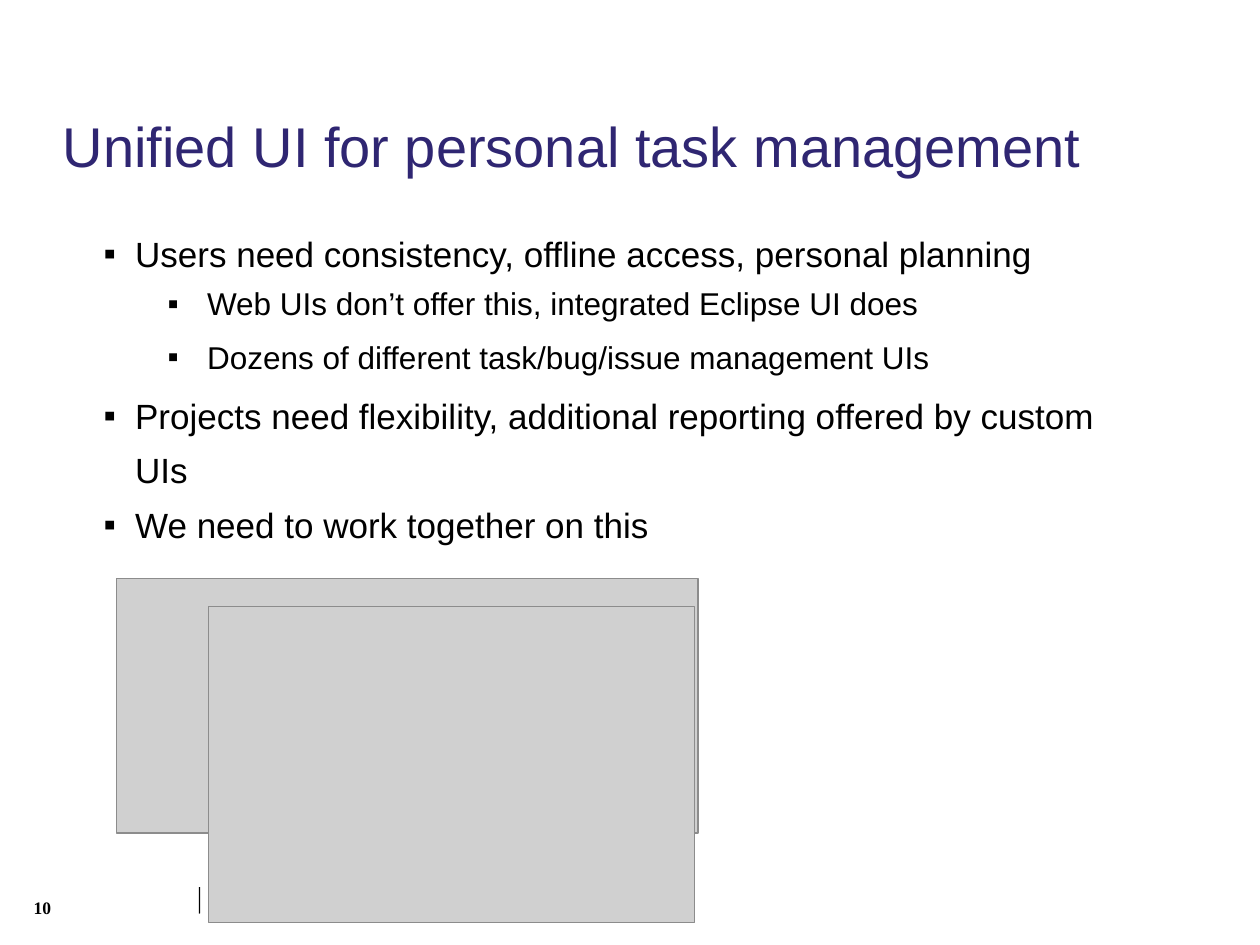
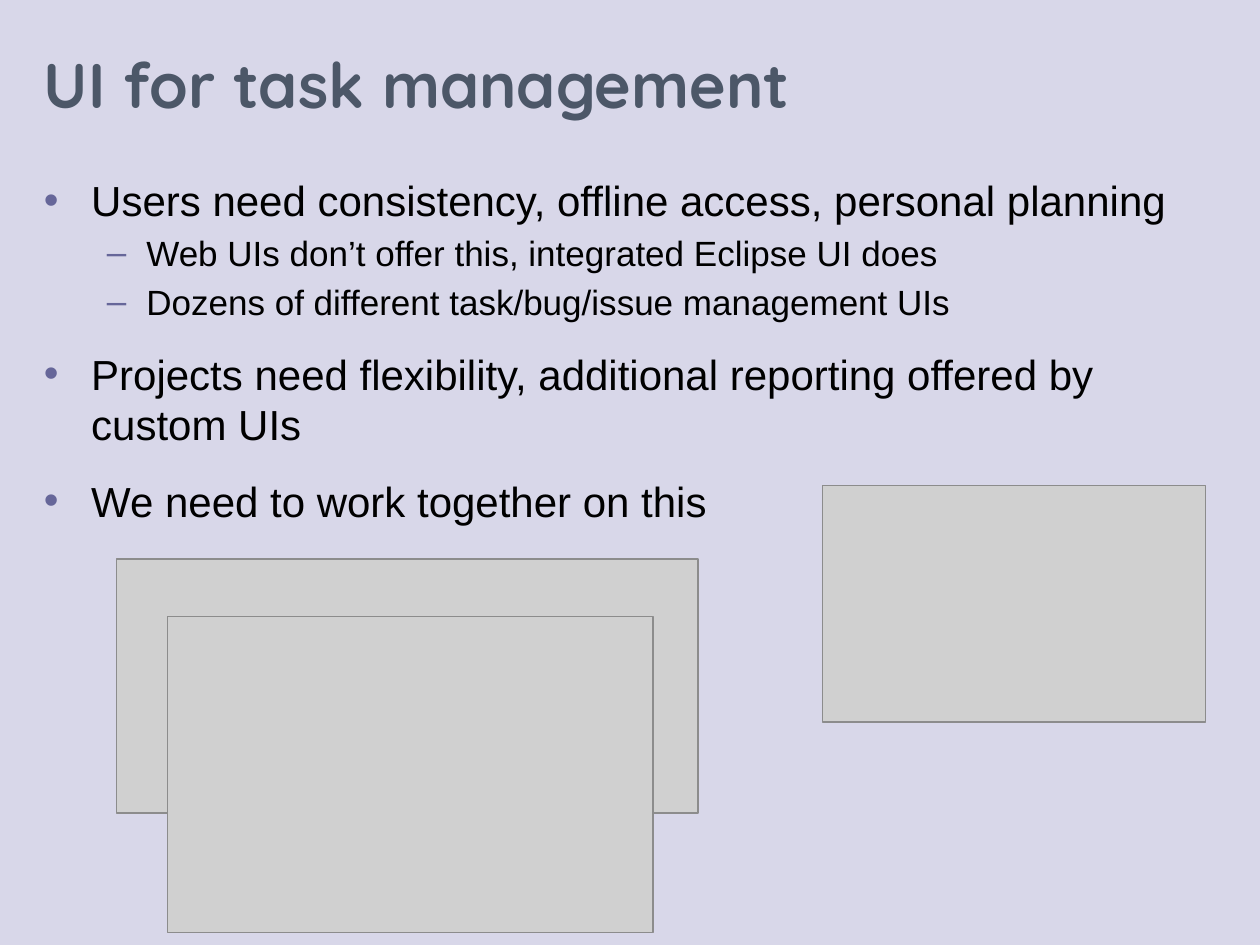
Before and after one commit to eclipse-mylyn/mylyn-website, a slide deck: slide 13 of publications/2006-03-mylar-eclipsecon.ppt (slide 10 before the commit). Drawn at 1260x945 pixels with LibreOffice and Linux fonts; fonts in the diff are those of the drawing; grey boxes stand for pictures; background and template pictures are left out. Boxes give left, top, right and bottom in pixels: in the first picture for what was removed or moved away, otherwise in the second. Text is boxed around its words. In the diff, an @@ line names an element or a change of style, - is before the commit and + after.

Commit message:
Progress on: prepare eclipsecon talk and slides

```diff
--- a/publications/2006-03-mylar-eclipsecon.ppt
+++ b/publications/2006-03-mylar-eclipsecon.ppt
@@ rectangle added at (0,0,1260,945), fill #D8D7E9 @@
@@ title "UI for task management" at (44,61,789,121): vertical alignment top to middle @@
@@ title at (44,61,789,121): text changed; size 32 to 36 pt; font Arial to Quicksand; text colour #2F2672 to #4C5768; bold on @@
-Unified UI for personal task management
+UI for task management
@@ text "Users need consistency, offline access, ...": place and size @@
-text "Users need consistency, offline access, ..." at (135,241,1094,545)
+text "Users need consistency, offline access, ..." at (91,185,1166,525)
@@ text "Users need consistency, offline access, ..." at (91,185,1166,525): size 20 to 24 pt in "Users need consistency, offline access, personal planning", "Projects need flexibility, additional reporting offered by ...", "We need to work together on this"; size 18 to 20 pt in "Web UIs don’t offer this, integrated Eclipse ...", "Dozens of different task/bug/issue management UIs"; bullet ▪ to •; line spacing 1.3 to 1; more space between paragraphs; bullet colour #000000 to #666699; bullet ▪ to –; less space between paragraphs @@
@@ picture added at (823,486,1206,722) @@
@@ picture: place and size @@
-picture at (117,578,698,833)
+picture at (117,559,698,814)
@@ picture: place and size @@
-picture at (209,606,696,922)
+picture at (168,617,654,934)
@@ line removed from (199, 887) to (199, 914) @@
@@ text removed at (199,892,1260,926) @@
-Mylar | © 2006 by UBC; made available under the EPL v1.0
@@ page number removed at (34,902,51,914) @@
-10
```
Also in this commit, not shown: 10 other slides changed, 6 slides added, 3 slides removed.
